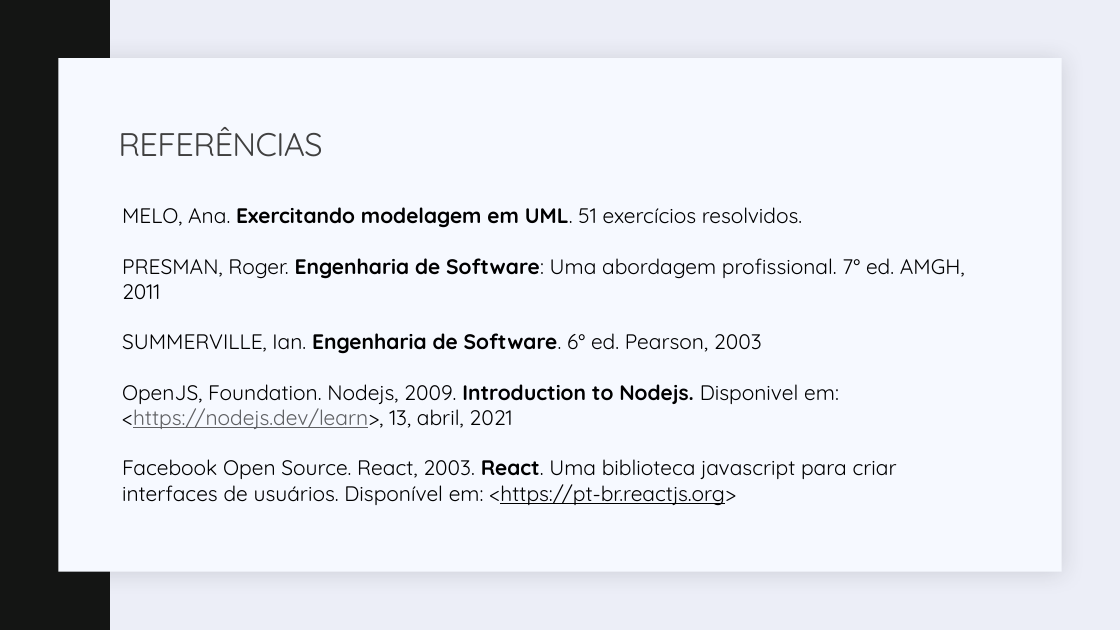
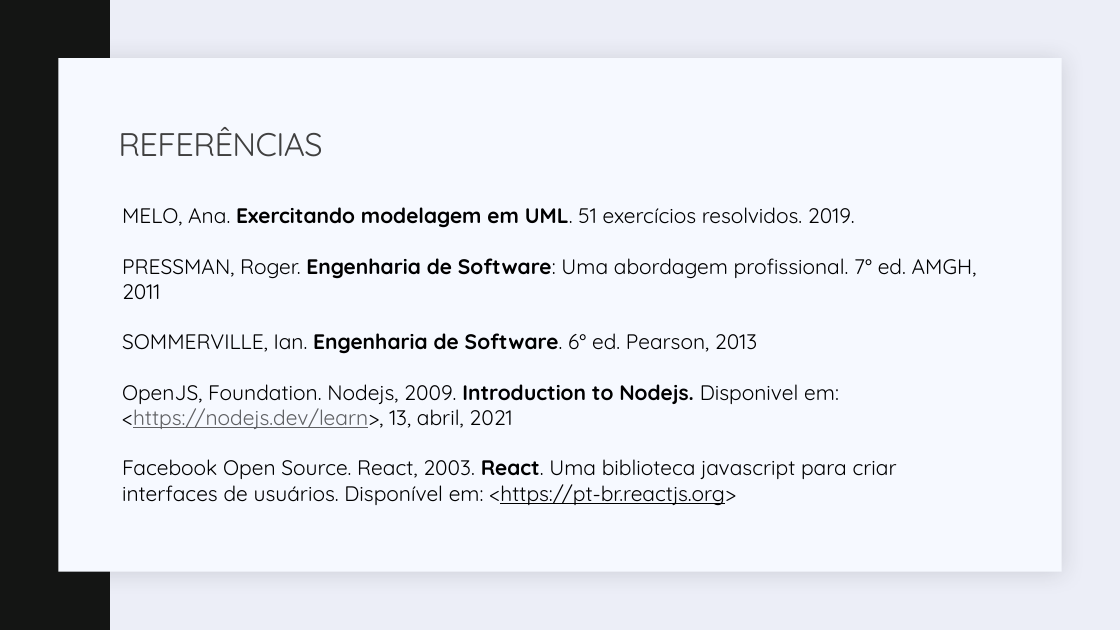
Before and after one commit to flaviosenne/despesa-facil, a slide deck: slide 11 of Documentacao/Fluxo de caixa.pptx. Drawn at 1120x630 pixels with LibreOffice and Linux fonts; fonts in the diff are those of the drawing. Boxes give left, top, right and bottom in pixels: in the first picture for what was removed or moved away, otherwise in the second. Text is boxed around its words. In the diff, an @@ line names an element or a change of style, - is before the commit and + after.

```diff
--- a/Documentacao/Fluxo de caixa.pptx
+++ b/Documentacao/Fluxo de caixa.pptx
@@ text at [122, 207, 977, 354]: text changed @@
-MELO, Ana. Exercitando modelagem em UML. 51 exercícios resolvidos.
-PRESMAN, Roger. Engenharia de Software: Uma abordagem profissional. 7° ed. AMGH, 2011
-SUMMERVILLE, Ian. Engenharia de Software. 6° ed. Pearson, 2003
+MELO, Ana. Exercitando modelagem em UML. 51 exercícios resolvidos. 2019.
+PRESSMAN, Roger. Engenharia de Software: Uma abordagem profissional. 7° ed. AMGH, 2011
+SOMMERVILLE, Ian. Engenharia de Software. 6° ed. Pearson, 2013
```
Also in this commit, not shown: 2 other files.
